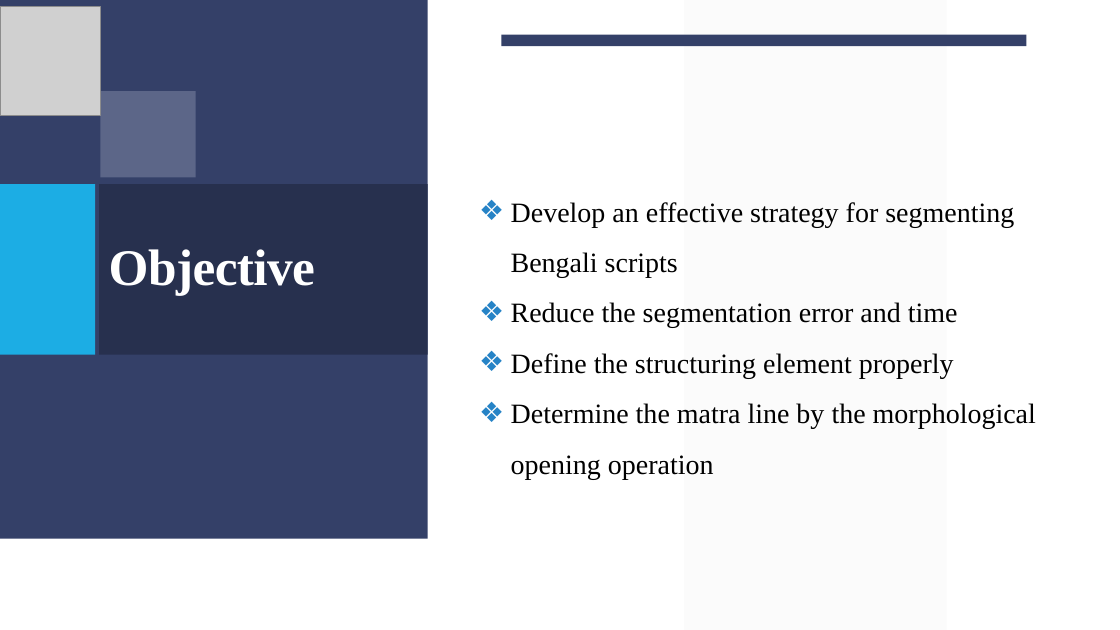
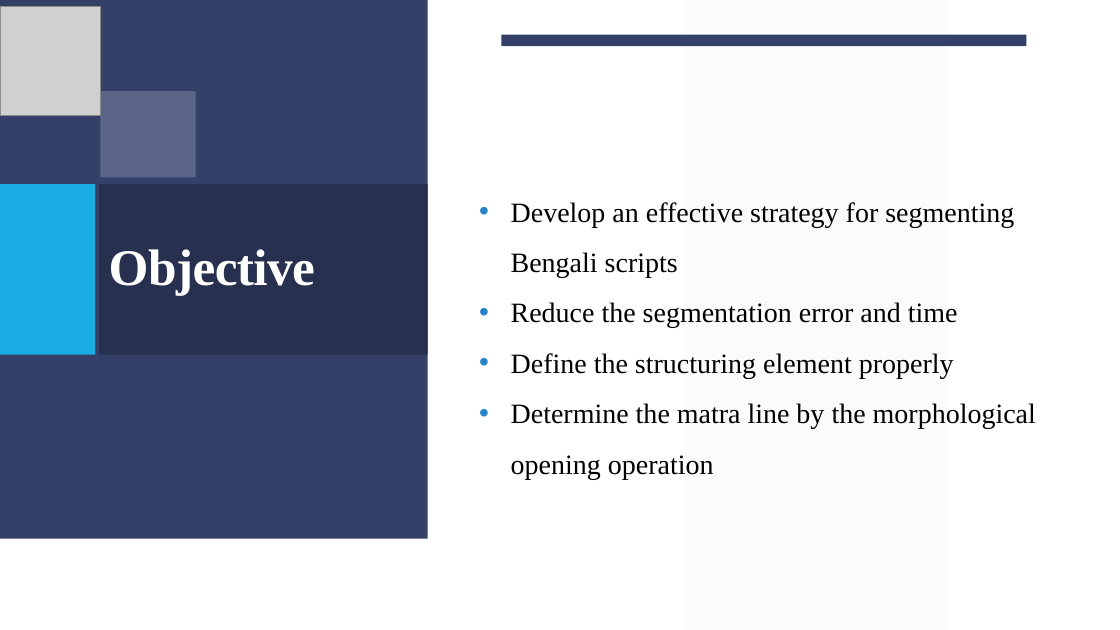
Before and after one commit to Arik096/project, a slide deck: slide 6 of book/puja.pptx. Drawn at 1120x630 pixels with LibreOffice and Linux fonts; fonts in the diff are those of the drawing; grey boxes stand for pictures. Boxes give left, top, right and bottom in pixels: in the first picture for what was removed or moved away, otherwise in the second. Text is boxed around its words. In the diff, an @@ line names an element or a change of style, - is before the commit and + after.

```diff
--- a/book/puja.pptx
+++ b/book/puja.pptx
@@ text "Develop an effective strategy for ..." at box(511, 202, 1036, 479): bullet ❖ to • @@
```
Also in this commit, not shown: 1 other slide changed, 2 slides added.
